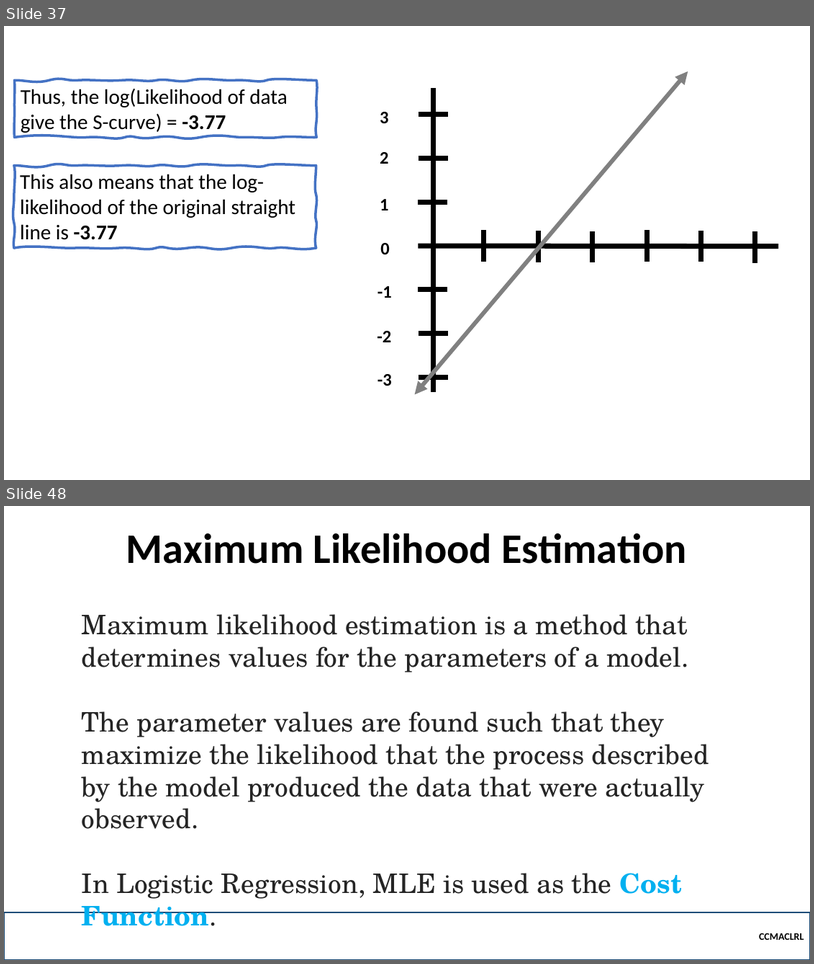
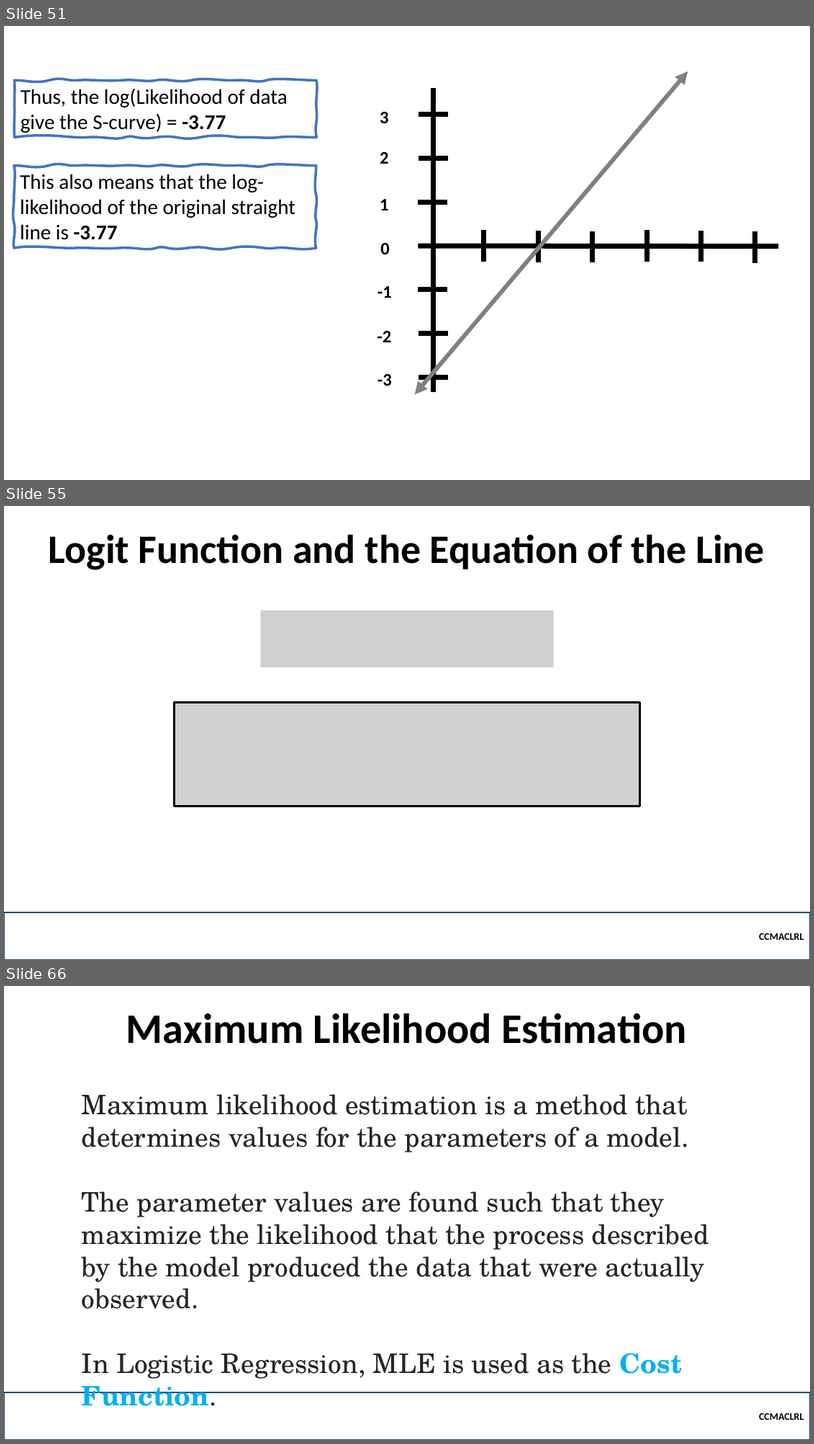
Before and after one commit to robitussin/CCMACLRL, a slide deck: 5 - Logistic Regression/Logistic Regression (Math).pptx. Shown one above the other, each under a label of ours: slides 37 and 48 before the commit, slides 51, 55 and 66 after it; the slides between them are not shown. The pictures are 814x964 and 814x1444 pixels, drawn with LibreOffice and Linux fonts; fonts in the diff are those of the drawing; grey boxes stand for pictures; background and template pictures are left out. Boxes give left, top, right and bottom in pixels: in the first picture for what was removed or moved away, otherwise in the second. Text is boxed around its words. In the diff, an @@ line names an element or a change of style, - is before the commit and + after.

```diff
--- a/5 - Logistic Regression/Logistic Regression (Math).pptx
+++ b/5 - Logistic Regression/Logistic Regression (Math).pptx
@@ slide 55 added at (4, 506, 810, 960), background picture (left out) @@
@@ title added at (49, 534, 766, 570), 48 pt, text #000000, bold @@
+Logit Function and the Equation of the Line
@@ picture added at (260, 610, 554, 667) @@
@@ picture added at (174, 702, 640, 806) @@
@@ rectangle added at (4, 912, 810, 960), outline #1F4E79 2.25 pt, 12 pt, text #000000, bold @@
+CCMACLRL
@@ what was slide 37 is now slide 51 @@
@@ what was slide 48 is now slide 66 @@
```
Also in this commit, not shown: 28 slides changed, 17 other slides added.
